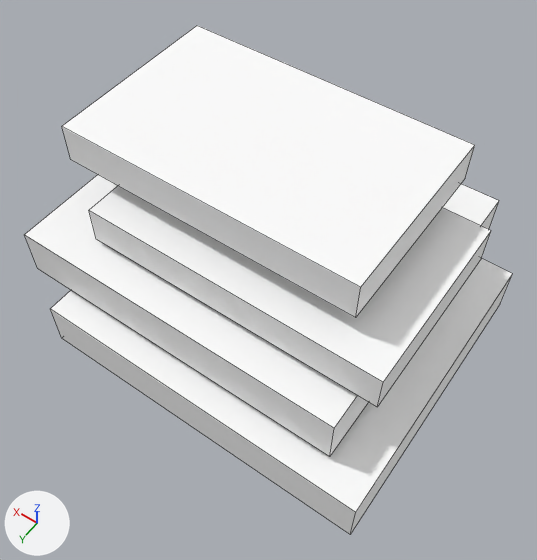
What one commit did to the OBJ model src/main/resources/assets/myvillage/models/equipment/forging/bench_boots_0_hot.obj.
One viewpoint serves both versions: a 50 mm lens placed at (0.186, -0.046, 0.754), pointed at (0.485, -0.464, 0.095). Every picture has the same lights, and +X, +Y and +Z are marked at lower left. The picture after the commit comes second. Mesh edges are drawn as thin lines. Where no turn or scale is listed for an object, it has been applied to the vertices. Vertices at exactly the same position are counted once.

Objects in the first picture: 'bench_boots_0_hot'.
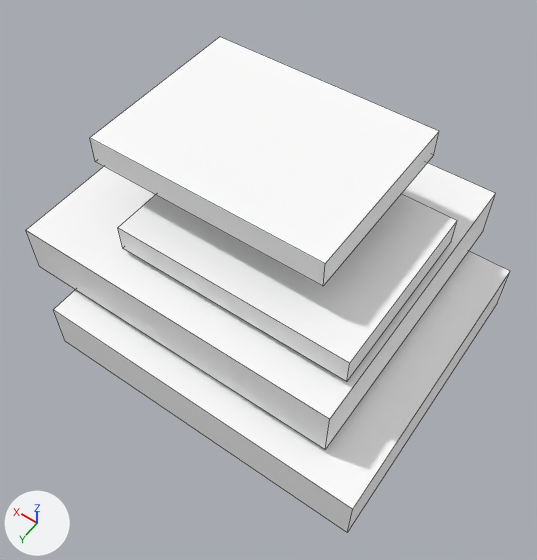
Changed parts and their boxes (x1, y1, x2, y2) in the pictures (537 x 560 px; the box of a moved part takes in the faces that stretch with it):
'bench_boots_0_hot', reshaped: before (24, 26, 513, 534); after (26, 37, 510, 533)
part 1 of me_bench_boots_0_hot, moved or reshaped: before (50, 258, 513, 534); after (53, 251, 510, 533)
part 2 of me_bench_boots_0_hot, moved or reshaped: before (24, 175, 499, 456); after (26, 163, 496, 450)
part 3 of me_bench_boots_0_hot, moved or reshaped: before (89, 186, 491, 407); after (118, 194, 457, 381)
part 4 of me_bench_boots_0_hot, moved or reshaped: before (62, 26, 475, 318); after (90, 37, 439, 286)

Patch to the scene script:
```diff
--- a/src/main/resources/assets/myvillage/models/equipment/forging/bench_boots_0_hot.obj.py
+++ b/src/main/resources/assets/myvillage/models/equipment/forging/bench_boots_0_hot.obj.py
@@ me_bench_boots_0_hot @@
 # used by ob_bench_boots_0_hot; location = (0.0, 0.0, 0.0)
-me_bench_boots_0_hot.from_pydata(...)  # 32 vertices, 24 faces; spans x 0.271..0.729, y -0.693..-0.307, z 0.0..0.25
+me_bench_boots_0_hot.from_pydata(...)  # 32 vertices, 24 faces; spans x 0.274..0.726, y -0.694..-0.306, z 0.0..0.25
+# me_bench_boots_0_hot part 1: the loose piece of 8 vertices spanning x 0.271..0.68, y -0.663..-0.307, z 0.0..0.061 is scaled about its middle by (0.976, 0.997, 1.06), then moved by (-0.002, 0.001, 0.002)
+# me_bench_boots_0_hot part 2: the loose piece of 8 vertices spanning x 0.32..0.729, y -0.693..-0.337, z 0.068..0.129 is scaled about its middle by (0.976, 0.997, 1.06), then moved by (0.002, -0.001, 0.006)
+# me_bench_boots_0_hot part 3: the loose piece of 8 vertices spanning x 0.297..0.653, y -0.595..-0.375, z 0.136..0.182 is scaled about its middle by (0.793, 0.973, 0.71), then moved by (-0.002, 0.001, 0.002)
+# me_bench_boots_0_hot part 4: the loose piece of 8 vertices spanning x 0.347..0.703, y -0.625..-0.405, z 0.205..0.25 is scaled about its middle by (0.793, 0.973, 0.71), then moved by (0.002, -0.001, 0.007)
 me_bench_boots_0_hot.materials.append(mat_m0)
```
